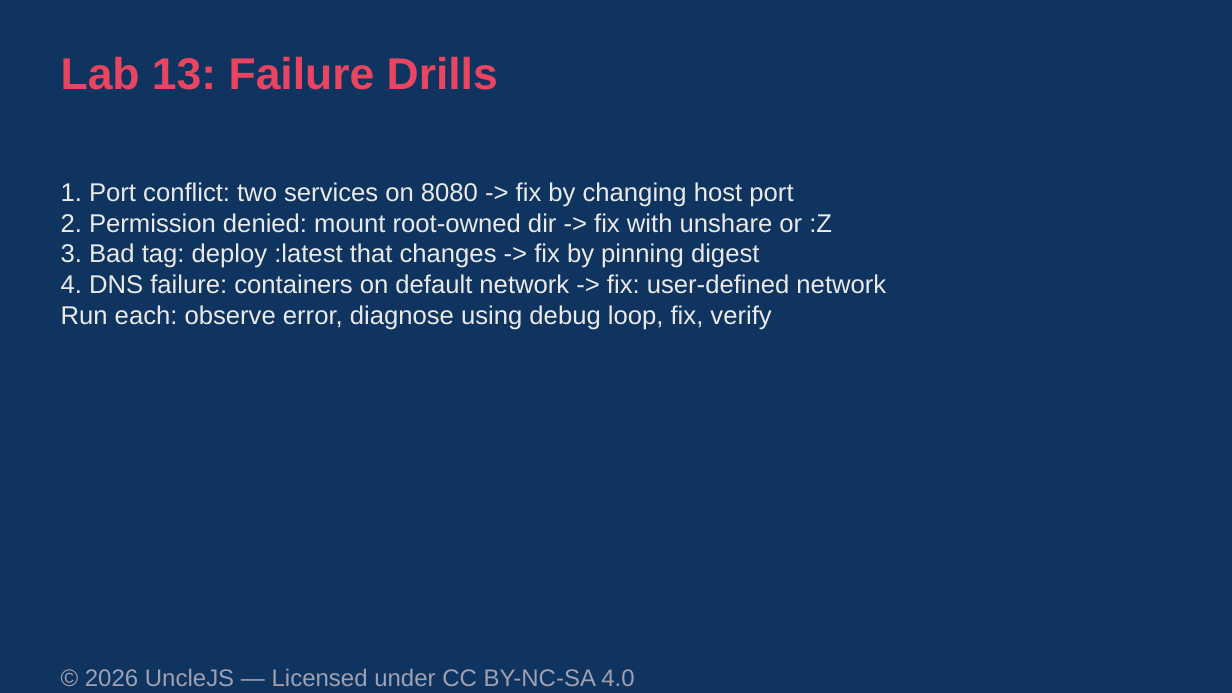
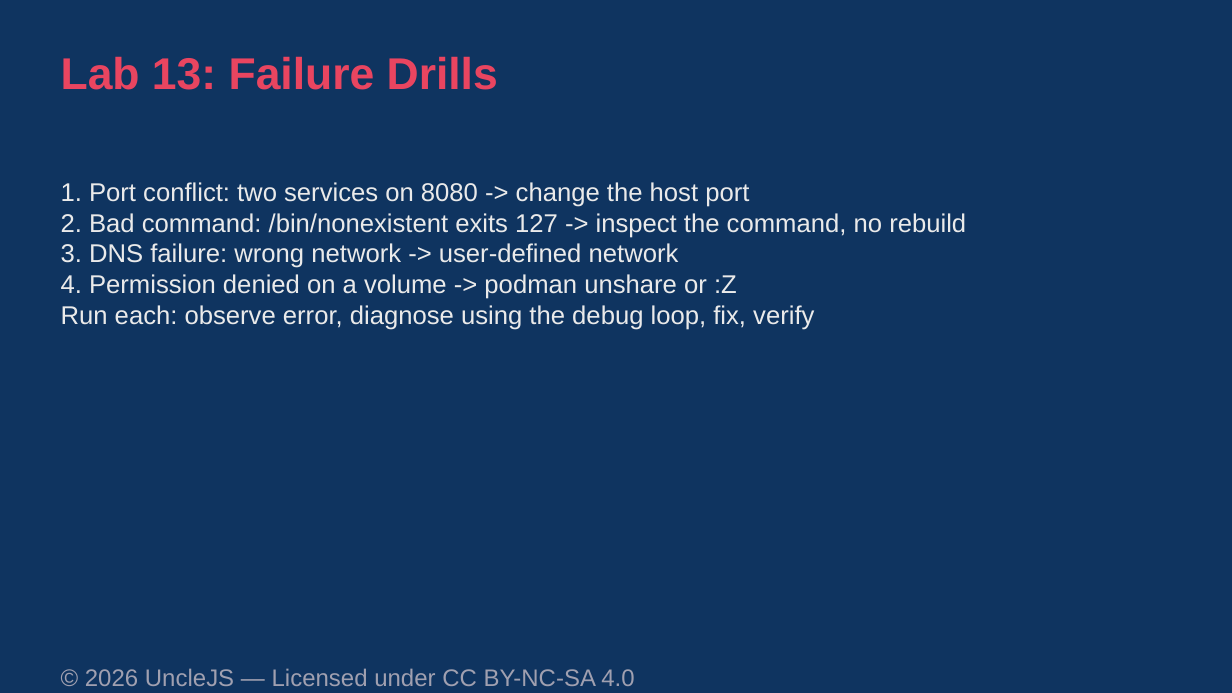
Before and after one commit to UncleJS/course_podman, a slide deck: slide 4 of slides/13-troubleshooting.odp. Drawn at 1232x693 pixels with LibreOffice and Linux fonts; fonts in the diff are those of the drawing. Boxes give left, top, right and bottom in pixels: in the first picture for what was removed or moved away, otherwise in the second. Text is boxed around its words. In the diff, an @@ line names an element or a change of style, - is before the commit and + after.

```diff
--- a/slides/13-troubleshooting.odp
+++ b/slides/13-troubleshooting.odp
@@ text at (x1=61, y1=182, x2=966, y2=330): text changed @@
-1. Port conflict: two services on 8080 -> fix by changing host port
-2. Permission denied: mount root-owned dir -> fix with unshare or :Z
-3. Bad tag: deploy :latest that changes -> fix by pinning digest
-4. DNS failure: containers on default network -> fix: user-defined network
-Run each: observe error, diagnose using debug loop, fix, verify
+1. Port conflict: two services on 8080 -> change the host port
+2. Bad command: /bin/nonexistent exits 127 -> inspect the command, no rebuild
+3. DNS failure: wrong network -> user-defined network
+4. Permission denied on a volume -> podman unshare or :Z
+Run each: observe error, diagnose using the debug loop, fix, verify
```
Also in this commit, not shown: 37 other files.
